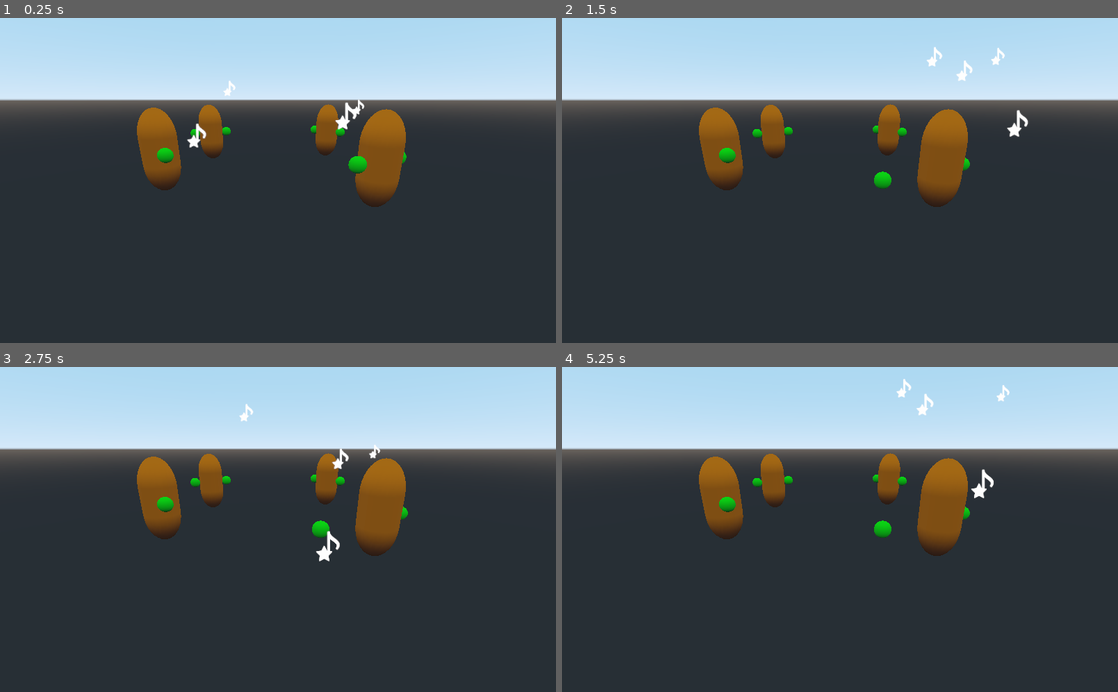
Above: before the commit, frames 1-4 (two rows, left to right).
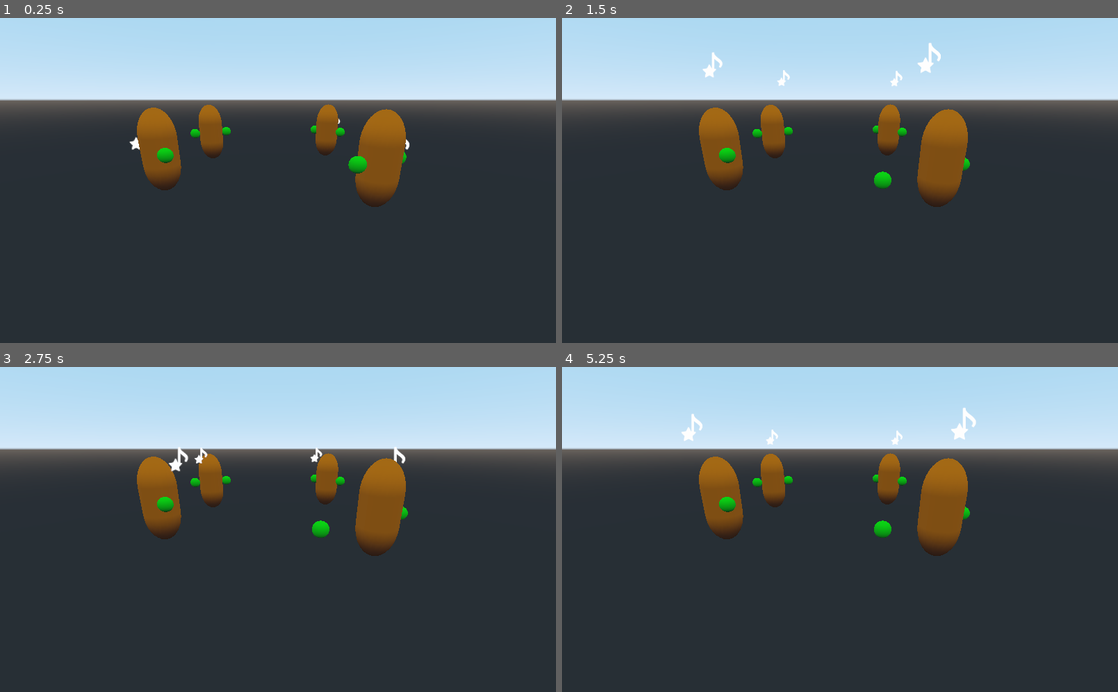
Above: after the commit, the same moments.

Repository: AbeVos/eldee47
Game: Godot game, scene res://scenes/Arm_test.tscn
The game is run twice, just before and just after one commit, with the same random seed, the same clock (stepped at 60 frames per second) and the same inputs. The project has no main scene, so this scene is started directly.
Inputs (mouse positions are in pixels of both pictures, inside the frame that each line leads up to):
- Up to frame 1 (0.25 s): no input
- Up to frame 2 (1.5 s): tap Enter (ui_accept) at 0.5, 0.77 s; move the mouse to (962, 164) at 0.52 s; click (962, 164) at 0.67 s; drag from (728, 196) to (812, 245) at 1.27 s
- Up to frame 3 (2.75 s): move the mouse to (333, 458) at 2.02 s; click (333, 458) at 2.17 s
- Up to frame 4 (5.25 s): drag from (812, 594) to (673, 480) at 2.77 s; move the mouse to (1006, 578) at 3.52 s; click (1006, 578) at 3.67 s; tap Enter (ui_accept) at 3.77 s; drag from (673, 480) to (756, 448) at 4.27 s; move the mouse to (867, 529) at 5.02 s; click (867, 529) at 5.17 s

The runs differ from the first frame. In frame 1, 0.4% of the frame differs, in the area x 23-74%, y 19-41%; in frame 2, 0.6%; in frame 3, 0.6%; in frame 4, 0.7%, in the area x 21-81%, y 3-41%.

Commit message:
Tweak note movement

Diff:
--- a/game/scenes/Note.tscn
+++ b/game/scenes/Note.tscn
@@ -19,7 +19,7 @@
 [sub_resource type="QuadMesh" id=4]
 
 [node name="Note" type="PathFollow"]
-rotation_mode = 0
+rotation_mode = 4
 cubic_interp = false
 script = ExtResource( 2 )
 __meta__ = {
@@ -27,7 +27,7 @@
 }
 speed = 0.5
 altitude = 0.5
-frequency = 4
+frequency = 2
 
 [node name="NoteParticle" parent="." instance=ExtResource( 1 )]
 amount = 4
--- a/game/scripts/Cultist.gd
+++ b/game/scripts/Cultist.gd
@@ -11,8 +11,9 @@
 
     current_pitch = get_pitch(true)
 
+    # TODO: Replace this with a signal emission.
     var target = get_parent().get_parent().get_parent().get_node("Target")
-    _on_Monster_set_target(target)
+    _on_Monster_set_target(null)
 
 
 func _process(_delta):
@@ -54,28 +55,42 @@
 
 
 func _on_Monster_set_target(spatial):
+    # Set the target spatial for sending particles towards.
+
     var start = get_global_transform().origin
-    var target = spatial.get_global_transform()
-    target = (global_transform.inverse() * target).origin
 
-    var center = 0.5 * (start + target)
+    var target
+    var center
+    var offset
+    var direction
 
-    # Get a vector pointing from start towards target.
-    var direction = (target - start).normalized()
+    if spatial == null:
+        target = 3 * Vector3.UP
+    else:
+        target = spatial.get_global_transform()
+        target = (global_transform.inverse() * target).origin
 
-    # Project the direction vector onto the XZ plane.
-    var projection = Vector3(direction.x, 0, -direction.z).normalized()
+        center = 0.5 * (start + target)
 
-    var offset = (direction).cross(projection).normalized()
+        # Get a vector pointing from start towards target.
+        direction = (target - start).normalized()
+
+        # Project the direction vector onto the XZ plane.
+        var projection = Vector3(direction.x, 0, -direction.z).normalized()
+
+        offset = (direction).cross(projection).normalized()
 
     var curve = $NotePath.get_curve().duplicate(true)
     curve.clear_points()
     curve.add_point(Vector3.ZERO, Vector3.ZERO, Vector3.ZERO)
-    curve.add_point(
-        center + 2 * offset,
-        -direction,
-        direction
-    )
+
+    if spatial != null:
+        curve.add_point(
+            center + 2 * offset,
+            -direction,
+            direction
+        )
+
     curve.add_point(target, Vector3.ZERO, Vector3.ZERO)
     print(curve.get_baked_points())
 
--- a/game/scripts/Note.gd
+++ b/game/scripts/Note.gd
@@ -4,11 +4,17 @@
 export(float) var altitude = 1
 export(int) var frequency = 1
 
+var random_offset
+
+func _ready():
+    random_offset = 0.5 * PI * randf() - 0.25
+
 
 func _process(delta):
     unit_offset += speed * delta
 
-    var offset = altitude * sin(frequency * PI * unit_offset)
+    if unit_offset >= 1.0:
+        unit_offset = 0.0
 
-    h_offset = offset
-    v_offset = offset
+    h_offset = altitude * cos(frequency * PI * unit_offset + random_offset)
+    v_offset = altitude * sin(2 * frequency * PI * unit_offset + random_offset)
